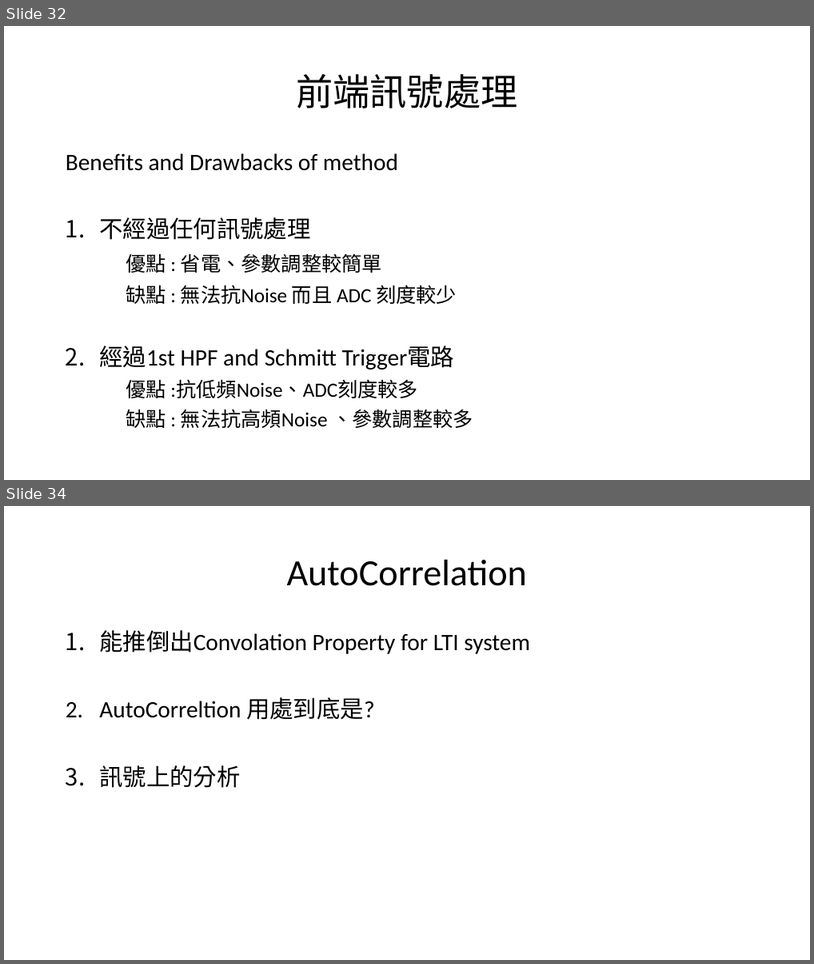
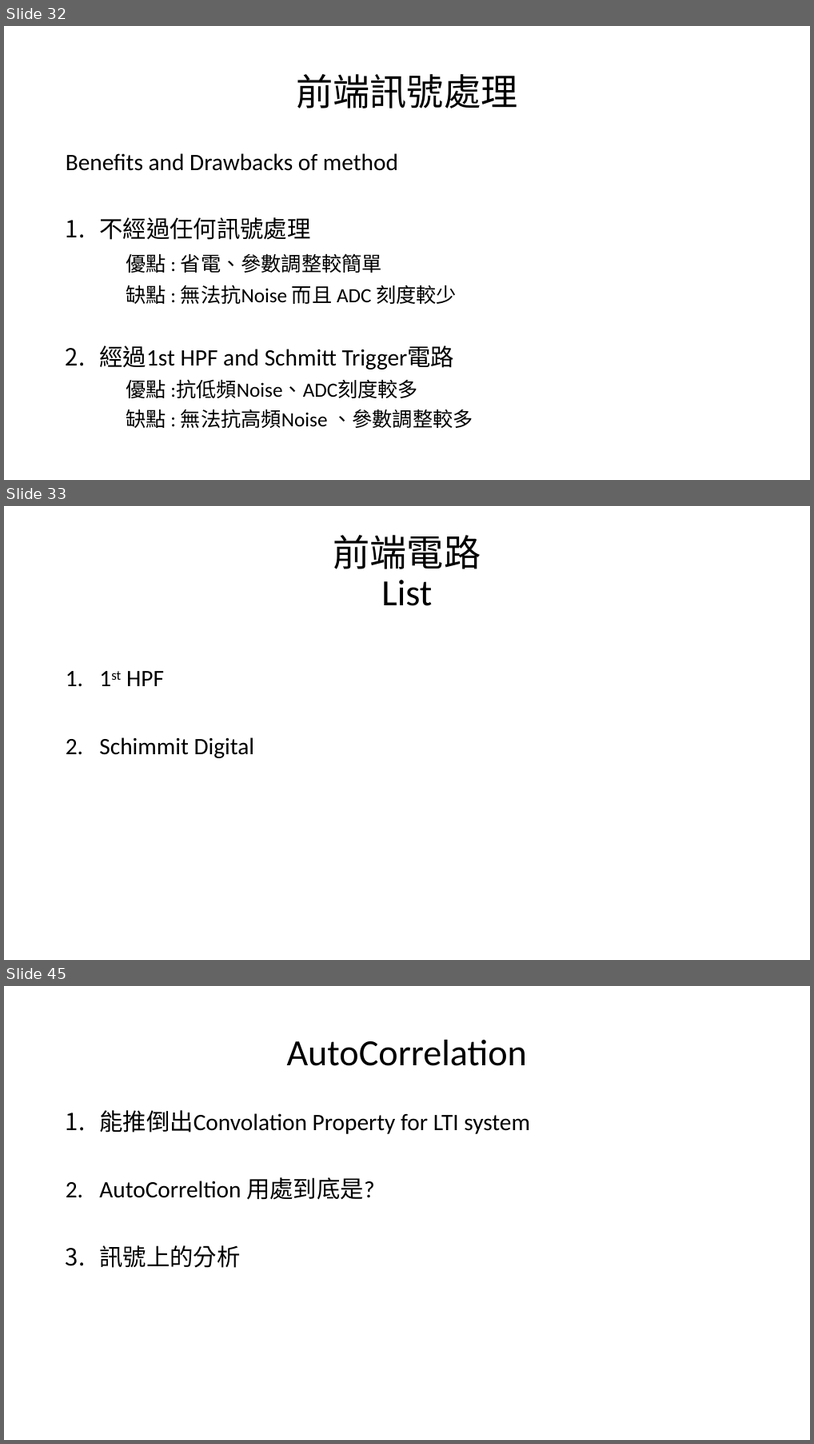
Before and after one commit to a0910281835/Summrary_PDF, a slide deck: Project_Summary_pdf/Project_Summary.pptx. Shown one above the other, each under a label of ours: slides 32 and 34 before the commit, slides 32, 33 and 45 after it; the slides between them are not shown. The pictures are 814x964 and 814x1444 pixels, drawn with LibreOffice and Linux fonts; fonts in the diff are those of the drawing. Boxes give left, top, right and bottom in pixels: in the first picture for what was removed or moved away, otherwise in the second. Text is boxed around its words. In the diff, an @@ line names an element or a change of style, - is before the commit and + after.

```diff
--- a/Project_Summary_pdf/Project_Summary.pptx
+++ b/Project_Summary_pdf/Project_Summary.pptx
@@ slide 33 added at <box>4,506,810,960</box>, background #FFFFFF @@
@@ title added at <box>333,535,481,606</box>, 44 pt, text #000000 @@
+前端電路
+List
@@ text added at <box>99,671,255,758</box>, 28 pt, text #000000 @@
+1. 1st HPF
+2. Schimmit Digital
@@ what was slide 34 is now slide 45 @@
```
Also in this commit, not shown: 3 slides changed, 10 other slides added.
